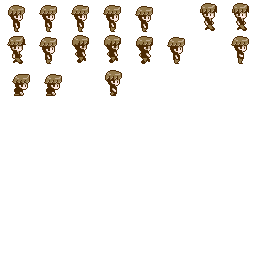
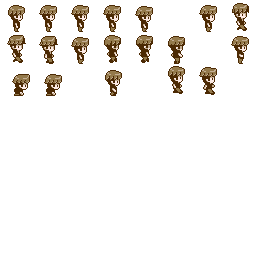
Before/after of a 256 × 256 layered artwork. What changed in the layer stack:
added layer "jonathanJump01" above "jonathanJump00" over [199, 67, 217, 95]
added layer "jonathanJump00" above "jonathanCrouchOut00" over [168, 66, 185, 94]
painted on "jonathanWalk07" over [167, 36, 185, 64]
painted on "jonathanWalk06" over [136, 35, 153, 64]
painted on "jonathanWalk04" over [71, 35, 89, 64]
painted on "jonathanWalk03" over [39, 36, 58, 64]
painted on "jonathanWalk02" over [7, 35, 26, 64]
painted on "jonathanWalk00" over [199, 3, 217, 32]
